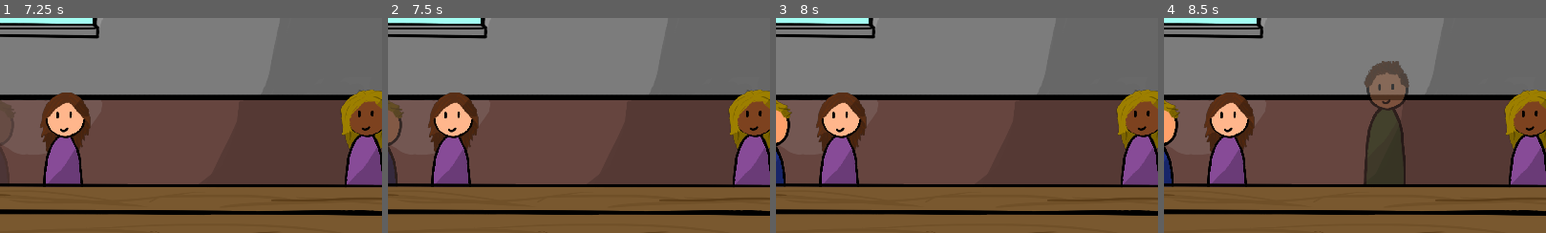
Above: before the commit, frames 1-4 (left to right).
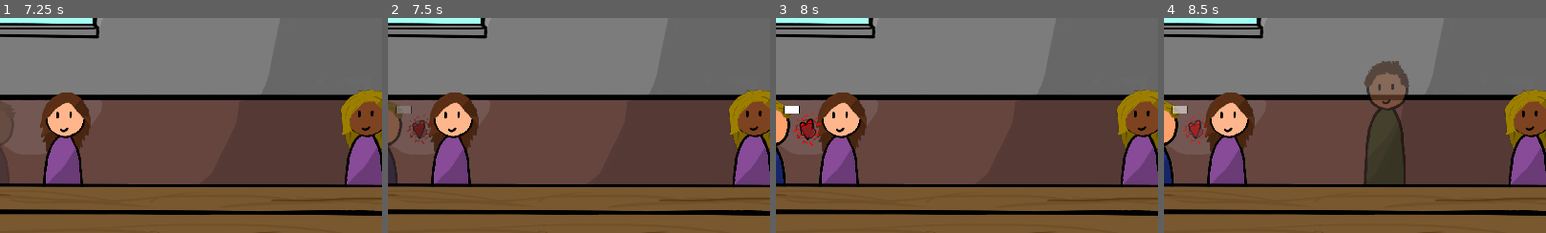
Above: after the commit, the same moments.

Repository: TylerPelaez/surgery-game
Game: Godot game, scene res://Scenes/TylerTest.tscn
The game is run twice, just before and just after one commit, with the same random seed, the same clock (stepped at 60 frames per second) and the same inputs.
Inputs (mouse positions are % of the whole screen's width and height, from its top left):
- Up to frame 1 (7.25 s): tap Enter at 0.5 s; move the mouse to (72, 45) at 0.52 s; press the mouse at (72, 45) at 0.53 s; move the mouse to (30, 55) at 1.27 s; release the mouse at (30, 55) at 1.28 s; click (30, 55) at 1.35 s; move the mouse to (60, 28) at 2.02 s; press the mouse at (60, 28) at 2.03 s; move the mouse to (45, 70) at 2.77 s; release the mouse at (45, 70) at 2.78 s; click (45, 70) at 2.85 s; tap Space at 3.5 s; move the mouse to (80, 65) at 3.52 s; press the mouse at (80, 65) at 3.53 s; move the mouse to (20, 35) at 4.27 s; release the mouse at (20, 35) at 4.28 s; click (20, 35) at 4.35 s; move the mouse to (55, 50) at 5.02 s; press the mouse at (55, 50) at 5.03 s; move the mouse to (35, 25) at 5.77 s; release the mouse at (35, 25) at 5.78 s; click (35, 25) at 5.85 s; move the mouse to (72, 45) at 6.52 s; press the mouse at (72, 45) at 6.53 s
- Up to frame 2 (7.5 s): move the mouse to (30, 55) at 7.27 s; release the mouse at (30, 55) at 7.28 s; click (30, 55) at 7.35 s
- Up to frame 3 (8 s): no input
- Up to frame 4 (8.5 s): move the mouse to (60, 28) at 8.02 s; press the mouse at (60, 28) at 8.03 s
The pictures show only the part of the screen within x 34-84%, y 26-76%; the shares and areas given below are measured in that part.

Frame 1 is identical in both runs. In frame 2, 0.5% of the frame differs, in the area x 2-12%, y 40-59%; in frame 3, 0.6%, in the area x 2-12%, y 40-60%; in frame 4, 0.5%.

Commit message:
Dialog boxes and jittery tumors

Diff:
--- /dev/null
+++ b/Data/AfflictionData.gd
@@ -0,0 +1,19 @@
+extends Node
+
+enum Afflictions {
+	HeartPain,
+	Tumor,
+}
+
+const AFFLICTIONS = {
+	Afflictions.HeartPain:
+		{
+			"name": "Heart Pain",
+			"texture": preload("res://Data/Afflictions/heartpain.png")
+		},
+	Afflictions.Tumor:
+		{
+			"name": "Tumor",
+			"texture": preload("res://Data/Afflictions/tumor.png")
+		}
+}
--- /dev/null
+++ b/DriveInScreen/AfflictionDialog/AfflictionDialogBox.gd
@@ -0,0 +1,28 @@
+extends Control
+
+const AfflictionTextureRect = preload("res://DriveInScreen/AfflictionDialog/AfflictionTextureRect.tscn")
+
+onready var affliction_container = $MarginContainer/VBoxContainer
+onready var animation_player = $AnimationPlayer
+
+var _afflictions = []
+
+# Called when the node enters the scene tree for the first time.
+func _ready():
+#	if Utils.is_main_scene(self):
+	set_afflictions([AfflictionData.Afflictions.HeartPain, AfflictionData.Afflictions.Tumor])
+
+func set_afflictions( afflictions ):
+	for affliction in afflictions:
+		var new_rect = AfflictionTextureRect.instance()
+		new_rect.mouse_filter = MOUSE_FILTER_IGNORE
+		new_rect.texture = AfflictionData.AFFLICTIONS[affliction].texture
+		affliction_container.add_child(new_rect)
+
+func show():
+	if !visible or animation_player.current_animation == "hide":
+		animation_player.play("show")
+
+func hide():
+	if visible:
+		animation_player.play("hide")
--- /dev/null
+++ b/DriveInScreen/AfflictionDialog/AfflictionDialogBox.tscn
@@ -0,0 +1,101 @@
+[gd_scene load_steps=5 format=2]
+
+[ext_resource path="res://DriveInScreen/AfflictionDialog/9slice.png" type="Texture" id=1]
+[ext_resource path="res://DriveInScreen/AfflictionDialog/AfflictionDialogBox.gd" type="Script" id=2]
+
+[sub_resource type="Animation" id=1]
+resource_name = "hide"
+tracks/0/type = "value"
+tracks/0/path = NodePath(".:modulate")
+tracks/0/interp = 1
+tracks/0/loop_wrap = true
+tracks/0/imported = false
+tracks/0/enabled = true
+tracks/0/keys = {
+"times": PoolRealArray( 0, 1 ),
+"transitions": PoolRealArray( 1, 1 ),
+"update": 0,
+"values": [ Color( 1, 1, 1, 1 ), Color( 1, 1, 1, 0 ) ]
+}
+tracks/1/type = "value"
+tracks/1/path = NodePath(".:visible")
+tracks/1/interp = 1
+tracks/1/loop_wrap = true
+tracks/1/imported = false
+tracks/1/enabled = true
+tracks/1/keys = {
+"times": PoolRealArray( 0, 1 ),
+"transitions": PoolRealArray( 1, 1 ),
+"update": 1,
+"values": [ true, false ]
+}
+
+[sub_resource type="Animation" id=2]
+resource_name = "show"
+length = 0.2
+tracks/0/type = "value"
+tracks/0/path = NodePath(".:modulate")
+tracks/0/interp = 1
+tracks/0/loop_wrap = true
+tracks/0/imported = false
+tracks/0/enabled = true
+tracks/0/keys = {
+"times": PoolRealArray( 0, 0.2 ),
+"transitions": PoolRealArray( 1, 1 ),
+"update": 0,
+"values": [ Color( 1, 1, 1, 0 ), Color( 1, 1, 1, 1 ) ]
+}
+tracks/1/type = "value"
+tracks/1/path = NodePath(".:visible")
+tracks/1/interp = 1
+tracks/1/loop_wrap = true
+tracks/1/imported = false
+tracks/1/enabled = true
+tracks/1/keys = {
+"times": PoolRealArray( 0, 0.2 ),
+"transitions": PoolRealArray( 1, 1 ),
+"update": 1,
+"values": [ true, true ]
+}
+
+[node name="AfflictionDialogBox" type="Control"]
+visible = false
+mouse_filter = 1
+script = ExtResource( 2 )
+__meta__ = {
+"_edit_use_anchors_": false
+}
+
+[node name="MarginContainer" type="MarginContainer" parent="."]
+margin_right = 40.0
+margin_bottom = 21.0
+grow_vertical = 0
+mouse_filter = 2
+__meta__ = {
+"_edit_use_anchors_": false
+}
+
+[node name="NinePatchRect" type="NinePatchRect" parent="MarginContainer"]
+margin_right = 40.0
+margin_bottom = 21.0
+texture = ExtResource( 1 )
+patch_margin_left = 11
+patch_margin_top = 11
+patch_margin_right = 10
+patch_margin_bottom = 10
+__meta__ = {
+"_edit_use_anchors_": false
+}
+
+[node name="VBoxContainer" type="VBoxContainer" parent="MarginContainer"]
+margin_right = 40.0
+margin_bottom = 21.0
+grow_vertical = 0
+mouse_filter = 2
+__meta__ = {
+"_edit_use_anchors_": false
+}
+
+[node name="AnimationPlayer" type="AnimationPlayer" parent="."]
+anims/hide = SubResource( 1 )
+anims/show = SubResource( 2 )
--- /dev/null
+++ b/DriveInScreen/AfflictionDialog/AfflictionTextureRect.tscn
@@ -0,0 +1,35 @@
+[gd_scene load_steps=3 format=2]
+
+[ext_resource path="res://Data/Afflictions/tumor.png" type="Texture" id=1]
+
+[sub_resource type="Animation" id=1]
+resource_name = "squashStretch"
+loop = true
+tracks/0/type = "value"
+tracks/0/path = NodePath(".:rect_scale")
+tracks/0/interp = 1
+tracks/0/loop_wrap = true
+tracks/0/imported = false
+tracks/0/enabled = true
+tracks/0/keys = {
+"times": PoolRealArray( 0, 0.5, 1 ),
+"transitions": PoolRealArray( 1, 1, 1 ),
+"update": 0,
+"values": [ Vector2( 1, 1 ), Vector2( 0.9, 0.9 ), Vector2( 1, 1 ) ]
+}
+
+[node name="AfflictionTextureRect" type="TextureRect"]
+grow_horizontal = 2
+grow_vertical = 2
+rect_scale = Vector2( 0.999079, 0.999079 )
+rect_pivot_offset = Vector2( 60, 60 )
+texture = ExtResource( 1 )
+expand = true
+stretch_mode = 3
+__meta__ = {
+"_edit_use_anchors_": false
+}
+
+[node name="AnimationPlayer" type="AnimationPlayer" parent="."]
+autoplay = "squashStretch"
+anims/squashStretch = SubResource( 1 )
--- a/Patients/Patient.gd
+++ b/Patients/Patient.gd
@@ -37,7 +37,12 @@
 onready var face = $ViewportContainer/Viewport/Body/Head/Face
 onready var hair = $ViewportContainer/Viewport/Body/Head/Hair
 
+onready var dialog_box = $DialogBoxHolder/AfflictionDialogBox
+
 var ready = false
+
+var mouse_in_viewport = false
+var mouse_in_dialog_box = false
 
 # Called when the node enters the scene tree for the first time.
 func _ready():
@@ -55,3 +60,27 @@
 	if ready and event is InputEventMouseButton:
 		emit_signal("cured", self)
 		queue_free()
+
+func show_dialog_box():
+	dialog_box.show()
+
+func check_begin_hide_dialog_box():
+	if !mouse_in_viewport and !mouse_in_dialog_box:
+		dialog_box.hide()
+
+
+func _on_ViewportContainer_mouse_entered():
+	mouse_in_viewport = true
+	show_dialog_box()
+
+func _on_AfflictionDialogBox_mouse_entered():
+	mouse_in_dialog_box = true
+	show_dialog_box()
+
+func _on_ViewportContainer_mouse_exited():
+	mouse_in_viewport = false
+	check_begin_hide_dialog_box()
+
+func _on_AfflictionDialogBox_mouse_exited():
+	mouse_in_dialog_box = false
+	check_begin_hide_dialog_box()
--- a/Patients/Patient.tscn
+++ b/Patients/Patient.tscn
@@ -7,6 +7,7 @@
 [ext_resource path="res://Patients/Patient.gd" type="Script" id=5]
 [ext_resource path="res://Patients/PatientShadow.tres" type="Material" id=6]
 [ext_resource path="res://Patients/PatientSpawnArea.tres" type="Shape2D" id=7]
+[ext_resource path="res://DriveInScreen/AfflictionDialog/AfflictionDialogBox.tscn" type="PackedScene" id=8]
 
 [sub_resource type="Animation" id=1]
 resource_name = "Spawn"
@@ -68,6 +69,7 @@
 margin_top = -176.0
 margin_right = 72.0
 margin_bottom = 192.0
+mouse_filter = 1
 __meta__ = {
 "_edit_use_anchors_": false
 }
@@ -103,4 +105,19 @@
 texture = ExtResource( 4 )
 centered = false
 offset = Vector2( 56.818, 47.577 )
+
+[node name="DialogBoxHolder" type="Node2D" parent="."]
+z_index = 2
+z_as_relative = false
+
+[node name="AfflictionDialogBox" parent="DialogBoxHolder" instance=ExtResource( 8 )]
+margin_left = 40.0
+margin_top = -152.0
+margin_right = 40.0
+margin_bottom = -152.0
+grow_vertical = 0
 [connection signal="gui_input" from="ViewportContainer" to="." method="_on_ViewportContainer_gui_input"]
+[connection signal="mouse_entered" from="ViewportContainer" to="." method="_on_ViewportContainer_mouse_entered"]
+[connection signal="mouse_exited" from="ViewportContainer" to="." method="_on_ViewportContainer_mouse_exited"]
+[connection signal="mouse_entered" from="DialogBoxHolder/AfflictionDialogBox" to="." method="_on_AfflictionDialogBox_mouse_entered"]
+[connection signal="mouse_exited" from="DialogBoxHolder/AfflictionDialogBox" to="." method="_on_AfflictionDialogBox_mouse_exited"]
--- a/Scenes/TylerTest.tscn
+++ b/Scenes/TylerTest.tscn
@@ -30,3 +30,5 @@
 max_patients = 6
 bounds = 700
 y_bounds = 50
+
+[node name="UI" type="CanvasLayer" parent="."]
--- a/Utils.gd
+++ b/Utils.gd
@@ -32,3 +32,6 @@
 	var query = construct_query_params(shape, transform, mask, exclude)
 	var shape_result = space_state.intersect_shape(query)
 	return shape_result
+
+func is_main_scene(scene: Node) -> bool:
+	return scene.name == get_tree().current_scene.name
--- a/project.godot
+++ b/project.godot
@@ -22,6 +22,7 @@
 [autoload]
 
 Utils="*res://Utils.gd"
+AfflictionData="*res://Data/AfflictionData.gd"
 
 [display]
 
Binary file added: Data/Afflictions/heartpain.png
Not shown, added: Data/Afflictions/heartpain.png.import
Binary file added: Data/Afflictions/tumor.png
Not shown, added: Data/Afflictions/tumor.png.import
Binary file added: DriveInScreen/AfflictionDialog/9slice.png
Not shown, added: DriveInScreen/AfflictionDialog/9slice.png.import
Not shown: 1 places in Patients/Patient.tscn that only renumber resources
